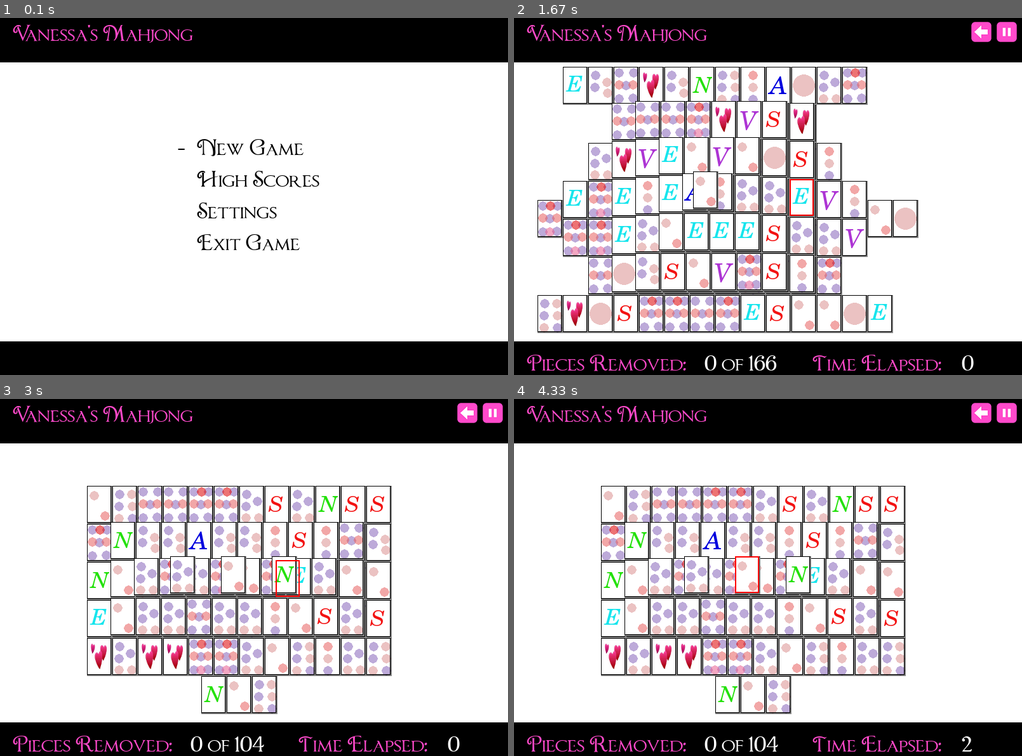
Above: before the commit, frames 1-4 (two rows, left to right).
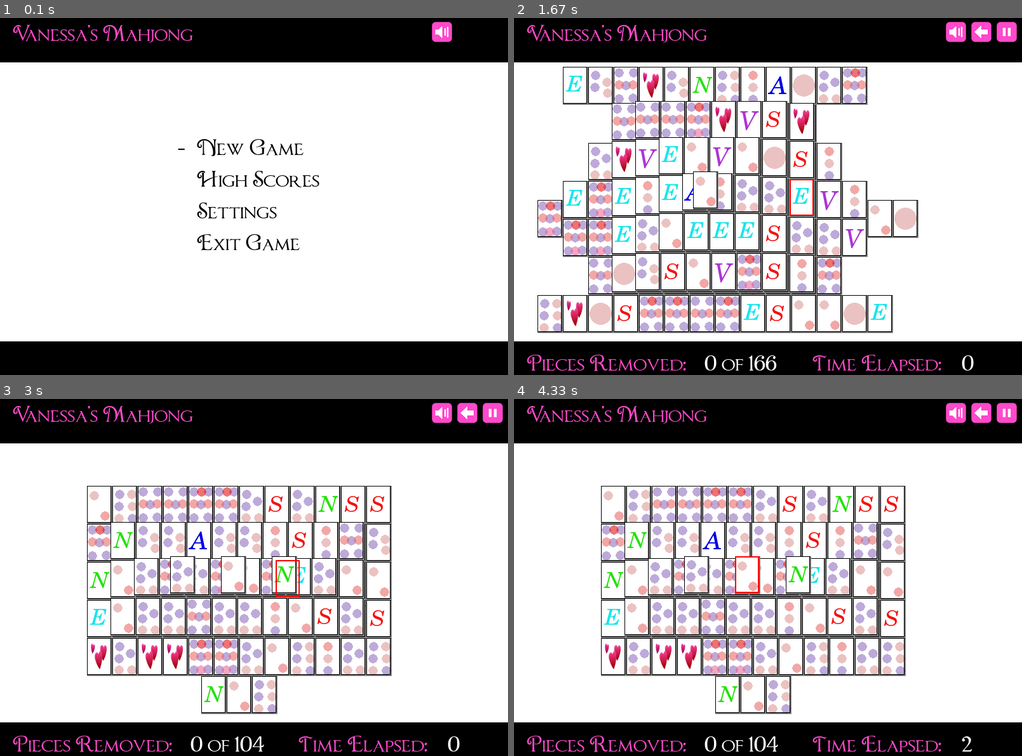
Above: after the commit, the same moments.

Repository: josephbleau/pygame-mahjong
Game: pygame game, started from run_game.py
The game is run twice, just before and just after one commit, with the same random seed, the same clock (stepped at 60 frames per second) and the same inputs. The source is Python 2; it was converted automatically to run under Python 3.
Inputs (mouse positions are in pixels of both pictures, inside the frame that each line leads up to):
- Up to frame 1 (0.1 s): no input
- Up to frame 2 (1.67 s): click "New Game" at 0.38 s; press the mouse at (808, 214) at 0.7 s; move the mouse to (818, 225) at 0.8 s; release the mouse at (828, 235) at 0.93 s; press the mouse at (808, 214) at 1.03 s; move the mouse to (727, 171) at 1.13 s; release the mouse at (646, 128) at 1.27 s; hold Up from 1.33 s (still down)
- Up to frame 3 (3 s): release Up at 1.8 s; press the mouse at (467, 413) at 1.92 s; move the mouse to (304, 556) at 2.02 s; release the mouse at (142, 702) at 2.15 s; tap Enter at 2.22 s; hold Down 2.55-2.85 s; hold Up from 2.88 s (still down)
- Up to frame 4 (4.33 s): release Up at 3.25 s; press the mouse at (864, 541) at 3.32 s; move the mouse to (869, 538) at 3.42 s; release the mouse at (874, 534) at 3.55 s; press the mouse at (686, 577) at 3.65 s; move the mouse to (798, 534) at 3.75 s; release the mouse at (910, 491) at 3.88 s; press the mouse at (661, 616) at 3.98 s; move the mouse to (701, 541) at 4.08 s; release the mouse at (737, 466) at 4.22 s; press the mouse at (747, 573) at 4.32 s

The runs differ from the first frame. In frame 1, 0.2% of the frame differs, in the area x 85-89%, y 1-7%; in frame 2, 0.2%; in frame 3, 0.2%; in frame 4, 0.2%.

Commit message:
added sound toggle in-game

Diff:
--- a/game.py
+++ b/game.py
@@ -86,12 +86,16 @@
     self.editor = editor                            # If the editor is running
     self.viewing_highscores_for = None              # Used in highscore view screen
     self.player_name = player_name                  # Current player's name
-    self.resources = { 'pause' : pygame.image.load(os.path.abspath('res/icons/pause.png')), \
-                       'back'  : pygame.image.load(os.path.abspath('res/icons/back.png')),  \
-                       'play'  : pygame.image.load(os.path.abspath('res/icons/play.png')),  \
-                       'sfx_select' : pygame.mixer.Sound( os.path.abspath('res/sfx/select.wav')), \
-                       'sfx_back'   : pygame.mixer.Sound( os.path.abspath('res/sfx/back.wav')),   \
-                       'sfx_switch' : pygame.mixer.Sound( os.path.abspath('res/sfx/switch.wav'))  }
+
+    self.resources = { 'pause'      : pygame.image.load(os.path.abspath('res/icons/pause.png')),     \
+                       'back'       : pygame.image.load(os.path.abspath('res/icons/back.png')),      \
+                       'play'       : pygame.image.load(os.path.abspath('res/icons/play.png')),      \
+                       'sound_on'   : pygame.image.load(os.path.abspath('res/icons/sound_on.png')),  \
+                       'sound_off'  : pygame.image.load(os.path.abspath('res/icons/sound_off.png')), \
+                       'sfx_select' : pygame.mixer.Sound( os.path.abspath('res/sfx/select.wav')),    \
+                       'sfx_back'   : pygame.mixer.Sound( os.path.abspath('res/sfx/back.wav')),      \
+                       'sfx_switch' : pygame.mixer.Sound( os.path.abspath('res/sfx/switch.wav'))     \
+    }
 
     # State-based render handling
     self.render_func = { 'playing'        : self.render_playing,         \
@@ -99,15 +103,19 @@
                          'level_select'   : self.render_level_select,    \
                          'paused'         : self.render_paused,          \
                          'level_complete' : self.render_level_complete,  \
-                         'highscores'     : self.render_highscores }
+                         'highscores'     : self.render_highscores       \
+    }
+
 
     # State-based input handling
-    self.input_handlers = { 'playing'        : self.handle_playing_input,       \
-                            'menu'           : self.handle_menu_input,          \
-                            'level_select'   : self.handle_level_select_input,  \
-                            'paused'         : self.handle_paused_input,        \
+    self.input_handlers = { 'playing'        : self.handle_playing_input,        \
+                            'menu'           : self.handle_menu_input,           \
+                            'level_select'   : self.handle_level_select_input,   \
+                            'paused'         : self.handle_paused_input,         \
                             'level_complete' : self.handle_level_complete_input, \
-                            'highscores'     : self.handle_highscores_input }
+                            'highscores'     : self.handle_highscores_input      \
+    }
+
     # If true then play sound
     #if self.sound_on:
      # pygame.mixer.music.load('res/sfx/Wish4U.mp3')
@@ -182,14 +190,17 @@
       for i in range(4):
         if is_in(x,y,(310, 200+42*i, 250, 30)):
           if not i == self.m_selector:
-            self.resources['sfx_switch'].play()
+            if self.sound_on:
+             self.resources['sfx_switch'].play()
             self.m_selector = i
 
     if event.type == pygame.MOUSEBUTTONDOWN:
       x,y = pygame.mouse.get_pos()
+      self.sound_toggle_check(event)
       for i in range(5):
         if is_in(x,y,(310, 200+42*i, 250, 30)):
-          self.resources['sfx_select'].play()
+          if self.sound_on:
+            self.resources['sfx_select'].play()
           self.m_selector = i
           if i == 0:
             self.state = 'level_select'
@@ -203,21 +214,24 @@
 
     if event.type == pygame.KEYDOWN:
       if event.key == pygame.K_DOWN:
-        self.resources['sfx_switch'].play()
+        if self.sound_on:
+          self.resources['sfx_switch'].play()
         if self.m_selector == 3:
           self.m_selector = 0
         else:
           self.m_selector += 1
 
       if event.key == pygame.K_UP:
-        self.resources['sfx_switch'].play()
+        if self.sound_on:
+          self.resources['sfx_switch'].play()
         if self.m_selector == 0:
           self.m_selector = 3
         else:
           self.m_selector -= 1
 
       if event.key == pygame.K_RETURN:
-        self.resources['sfx_select'].play()
+        if self.sound_on:
+          self.resources['sfx_select'].play()
         if self.m_selector == 0:
           self.state = 'level_select'
           self.m_selector = 0
@@ -229,13 +243,15 @@
           sys.exit()
 
       if event.key == pygame.K_ESCAPE:
-        self.resources['sfx_back'].play()
+        if self.sound_on:
+          self.resources['sfx_back'].play()
         sys.exit()
 
   def handle_playing_input(self, event):
     if event.type == pygame.KEYDOWN:
       if event.key == pygame.K_ESCAPE:
-        self.resources['sfx_back'].play()
+        if self.sound_on:
+          self.resources['sfx_back'].play()
         if not self.editor:
           self.state = 'level_select'
         else:
@@ -249,13 +265,16 @@
       pauserect = (760, 16, 32, 32)
       x,y = event.pos
       if is_in(x,y,backrect):
-        self.resources['sfx_back'].play()
+        if self.sound_on:
+          self.resources['sfx_back'].play()
         self.state = 'level_select'
         return
       if is_in(x,y,pauserect):
         self.state = 'paused'
         self.paused_at = pygame.time.get_ticks()
         return
+
+      self.sound_toggle_check(event)
 
       # Iterate through tiles seing if we've clicked above any of them.
       # If we have, and it's deemed selectable, then select it. If we have and
@@ -311,12 +330,14 @@
         x,y = pygame.mouse.get_pos()
         if is_in(x,y,(310, 200 + i * 50, 300, 30)):
           if not i == self.m_selector:
-            self.resources['sfx_switch'].play()
+            if self.sound_on:
+              self.resources['sfx_switch'].play()
             self.m_selector = i
             return
       if is_in(x,y,(310, 100, 300, 30)):
         if not self.m_selector == len(levels):
-          self.resources['sfx_switch'].play()
+          if self.sound_on:
+            self.resources['sfx_switch'].play()
           self.m_selector = len(levels)
 
     if event.type == pygame.MOUSEBUTTONDOWN:
@@ -324,7 +345,8 @@
         x,y = pygame.mouse.get_pos()
         if is_in(x,y,(310, 200 + i * 50, 300, 42)):
           # True if they selected enter while BACK was highlighted.
-          self.resources['sfx_select'].play()
+          if self.sound_on:
+            self.resources['sfx_select'].play()
           self.state = 'playing'
           self.time_started = pygame.time.get_ticks()
           self.pieces_removed = 0
@@ -333,18 +355,24 @@
           self.start_piece_count = len(self.tiles)
 
       if is_in(x,y,(310, 100, 300, 84)):
-        self.resources['sfx_back'].play()
+        if self.sound_on:
+          self.resources['sfx_back'].play()
         self.state = 'menu'
         self.m_selector = 0
         return
 
+      self.sound_toggle_check(event)
+
     if event.type == pygame.KEYDOWN:
       if event.key == pygame.K_ESCAPE:
+        if self.sound_on:
+          self.resources['sfx_back'].play()
         self.state = 'menu'
         self.m_selector = 0
         return
       elif event.key == pygame.K_UP:
-        self.resources['sfx_switch'].play()
+        if self.sound_on:
+          self.resources['sfx_switch'].play()
         if self.m_selector == 0:
           self.m_selector = max
         else:
@@ -358,12 +386,14 @@
       elif event.key == pygame.K_RETURN:
         # True if they selected enter while BACK was highlighted.
         if self.m_selector == max:
-          self.resources['sfx_back'].play()
+          if self.sound_on:
+            self.resources['sfx_back'].play()
           self.state = 'menu'
           self.m_selector = 0
           return
 
-        self.resources['sfx_select'].play()
+        if self.sound_on:
+          self.resources['sfx_select'].play()
         self.state = 'playing'
         self.time_started = pygame.time.get_ticks()
         self.pieces_removed = 0
@@ -381,6 +411,9 @@
       backrect  = (720, 16, 32, 32)
       pauserect = (760, 16, 32, 32)
       x,y = event.pos
+
+      self.sound_toggle_check(event)
+
       if is_in(x,y,backrect):
         self.state = 'level_select'
 
@@ -479,6 +512,7 @@
         screen.blit(self.resources['play'], (760, 16, 32, 32))
         render_text(screen, self.font, "Paused", (470, 540, 100,100), color=(255,255,255))
 
+    self.blit_sound_icon(screen)
 
     # Draw all of the tiles on the map.
     for tile in self.tiles:
@@ -490,6 +524,17 @@
       if self.selected:
         pygame.draw.rect(screen, (255,0,0), (self.selected.x - self.selected.z * 3, \
                                              self.selected.y - self.selected.z * 3, 40-2, 60-2),2)
+
+  def blit_sound_icon(self, screen):
+    if self.sound_on:
+      screen.blit(self.resources['sound_on'], (680, 16))
+    else:
+      screen.blit(self.resources['sound_off'], (680, 16))
+
+  def sound_toggle_check(self, event):
+    x,y = event.pos
+    if x >= 680 and x <= 712 and y >= 16 and y <= 48:
+      self.sound_on = not self.sound_on
 
   def render_menu(self, screen):
     pygame.draw.rect(screen,(0,0,0), (0,0,800,80))
@@ -500,6 +545,7 @@
     render_text(screen, self.font, "Settings", (310, 300, 300, 300))
     render_text(screen, self.font, "Exit Game", (310, 350, 300, 300))
     render_text(screen, self.font, "-", (280, 200 + self.m_selector * 50, 300, 300))
+    self.blit_sound_icon(screen)
 
   def render_level_select(self, screen):
     render_black_bars(screen)
@@ -517,6 +563,7 @@
       render_text(screen, self.font, "-", (280, 100, 300, 300 ))
     else:
       render_text(screen, self.font, "-", (280, 200 + self.m_selector * 50, 300, 300 ))
+    self.blit_sound_icon(screen)
 
   def render_paused(self,screen):
     self.render_playing(screen)
Binary file added: res/icons/sound_off.png
Binary file added: res/icons/sound_on.png
